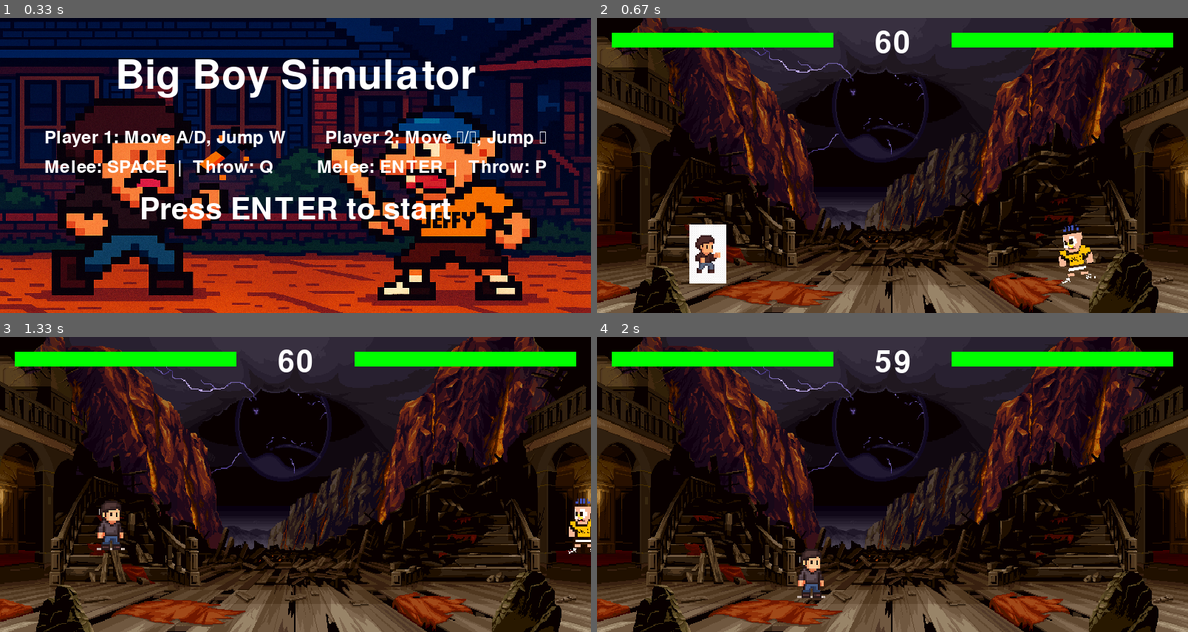
Above: before the commit, frames 1-4 (two rows, left to right).
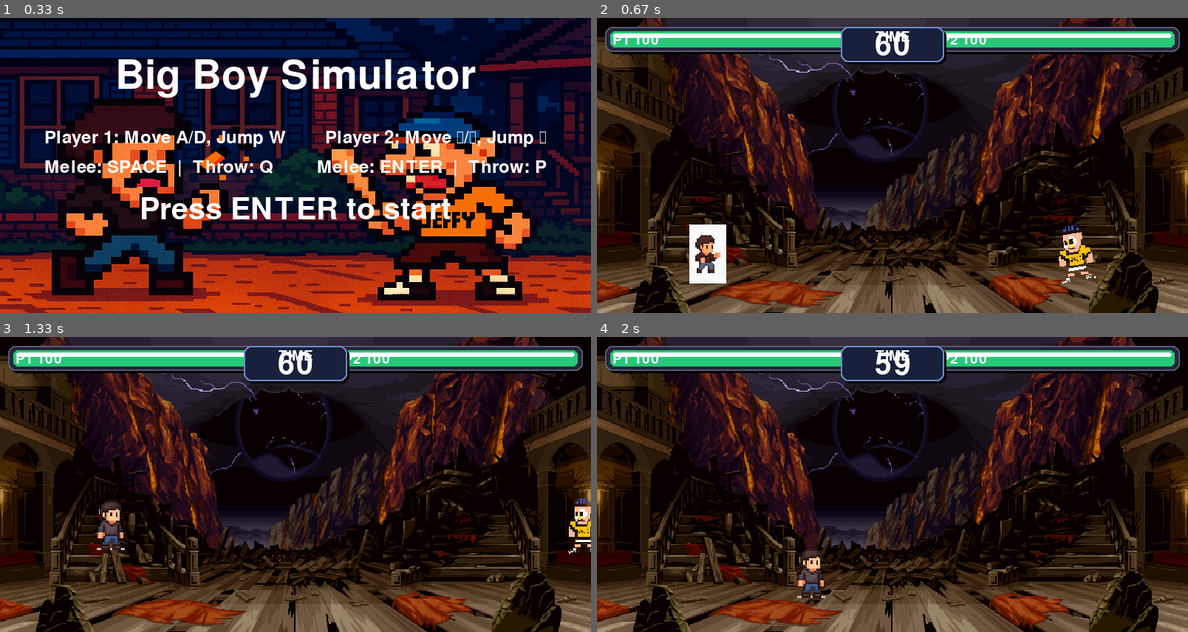
Above: after the commit, the same moments.

Repository: hameodytirkeoie/demon
Game: pygame game, started from pygame tutorial/main.py
The game is run twice, just before and just after one commit, with the same random seed, the same clock (stepped at 60 frames per second) and the same inputs.
Inputs:
- Up to frame 1 (0.33 s): no input
- Up to frame 2 (0.67 s): tap Enter at 0.33 s
- Up to frame 3 (1.33 s): hold Right 0.67-1.13 s; hold Up from 1.17 s (still down); hold W from 1.17 s (still down)
- Up to frame 4 (2 s): release Up at 1.47 s; release W at 1.47 s; hold Right 1.5-1.97 s; hold D 1.5-1.97 s

Frame 1 is identical in both runs. In frame 2, 7.5% of the frame differs, in the area x 1-99%, y 3-16%; in frame 3, 7.5%; in frame 4, 7.5%.

Commit message:
Update main.py

Diff:
--- a/pygame tutorial/main.py
+++ b/pygame tutorial/main.py
@@ -1,7 +1,7 @@
 import pygame
 import sys
 import os
-import math
+
 
 pygame.init()
 
@@ -200,8 +200,8 @@
             self.on_ground = True
 
         # attacks
-        if self.attack_cool > 0:
-            self.attack_cool -= 1
+            if self.attack_cool > 0:
+                self.attack_cool -= 1
         if self.proj_cool > 0:
             self.proj_cool -= 1
 
@@ -285,19 +285,57 @@
 # DRAW UI (HEALTH + TIMER)
 # ----------------------------------------------------------
 def draw_ui(p1, p2, time_left):
-    bar_w = 300
-    bar_h = 20
-
-    # P1
-    pygame.draw.rect(screen, RED,   (20, 20, bar_w, bar_h))
-    pygame.draw.rect(screen, GREEN, (20, 20, bar_w * (p1.health/100), bar_h))
-
-    # P2
-    pygame.draw.rect(screen, RED,   (WIDTH-20-bar_w, 20, bar_w, bar_h))
-    pygame.draw.rect(screen, GREEN, (WIDTH-20-bar_w, 20, bar_w * (p2.health/100), bar_h))
+    bar_w = 320
+    bar_h = 22
+
+    def draw_bar(x, y, ratio, label):
+        ratio = max(0, min(1, ratio))
+        base_rect = pygame.Rect(x, y, bar_w, bar_h)
+        panel_rect = base_rect.inflate(14, 12)
+
+        shadow = panel_rect.move(3, 3)
+        pygame.draw.rect(screen, (0, 0, 0), shadow, border_radius=10)
+
+        pygame.draw.rect(screen, (26, 26, 40), panel_rect, border_radius=10)
+        pygame.draw.rect(screen, (90, 90, 120), panel_rect, width=2, border_radius=10)
+
+        track_rect = base_rect.inflate(8, 6)
+        pygame.draw.rect(screen, (40, 40, 60), track_rect, border_radius=8)
+
+        # Health color transitions from red -> amber -> green
+        if ratio > 0.6:
+            fill_color = (40, 200, 120)
+        elif ratio > 0.3:
+            fill_color = (240, 170, 60)
+        else:
+            fill_color = (210, 60, 60)
+
+        fill_rect = pygame.Rect(base_rect.x, base_rect.y, int(bar_w * ratio), bar_h)
+        pygame.draw.rect(screen, fill_color, fill_rect, border_radius=6)
+        highlight = pygame.Rect(fill_rect.x + 4, fill_rect.y + 3, max(0, fill_rect.w - 8), 6)
+        pygame.draw.rect(screen, (255, 255, 255), highlight, border_radius=4)
+
+        label_surface = ui_font.render(label, True, WHITE)
+        label_pos = label_surface.get_rect(midleft=(panel_rect.x + 10, panel_rect.centery))
+        screen.blit(label_surface, label_pos)
+
+    draw_bar(18, 18, p1.health / 100, f"P1 {p1.health:03d}")
+    draw_bar(WIDTH - bar_w - 18, 18, p2.health / 100, f"P2 {p2.health:03d}")
+
+    # Timer panel
+    timer_rect = pygame.Rect(WIDTH // 2 - 70, 12, 140, 48)
+    timer_shadow = timer_rect.move(3, 3)
+    pygame.draw.rect(screen, (0, 0, 0), timer_shadow, border_radius=10)
+    pygame.draw.rect(screen, (24, 32, 60), timer_rect, border_radius=10)
+    pygame.draw.rect(screen, (110, 140, 200), timer_rect, width=2, border_radius=10)
+
+    label = ui_font.render("TIME", True, WHITE)
+    label_pos = label.get_rect(midtop=(timer_rect.centerx, timer_rect.y + 4))
+    screen.blit(label, label_pos)
 
     timer_text = timer_font.render(str(time_left), True, WHITE)
-    screen.blit(timer_text, (WIDTH//2 - timer_text.get_width()//2, 15))
+    text_pos = timer_text.get_rect(center=(timer_rect.centerx, timer_rect.y + timer_rect.h - 22))
+    screen.blit(timer_text, text_pos)
 
 
 # ----------------------------------------------------------
@@ -308,6 +346,7 @@
 menu_font = pygame.font.Font(None, 80)
 timer_font = pygame.font.Font(None, 60)
 controls_font = pygame.font.Font(None, 36)
+ui_font = pygame.font.Font(None, 28)
 
 menu_title = menu_font.render("Big Boy Simulator", True, WHITE)
 start_prompt = timer_font.render("Press ENTER to start", True, WHITE)
